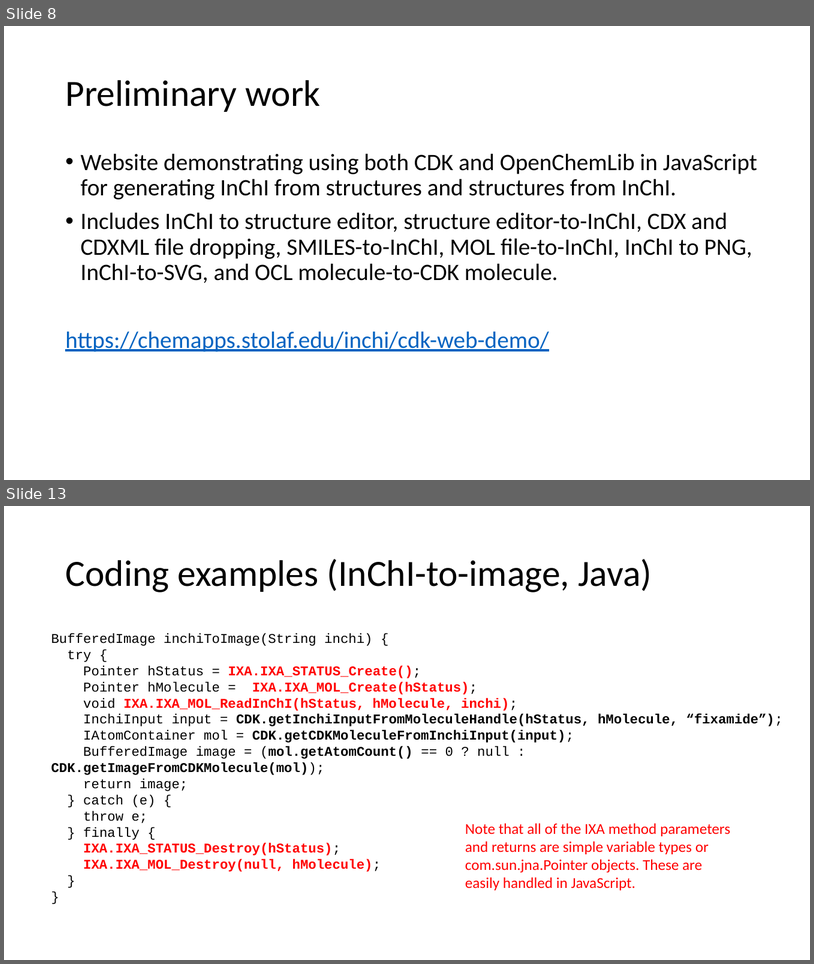
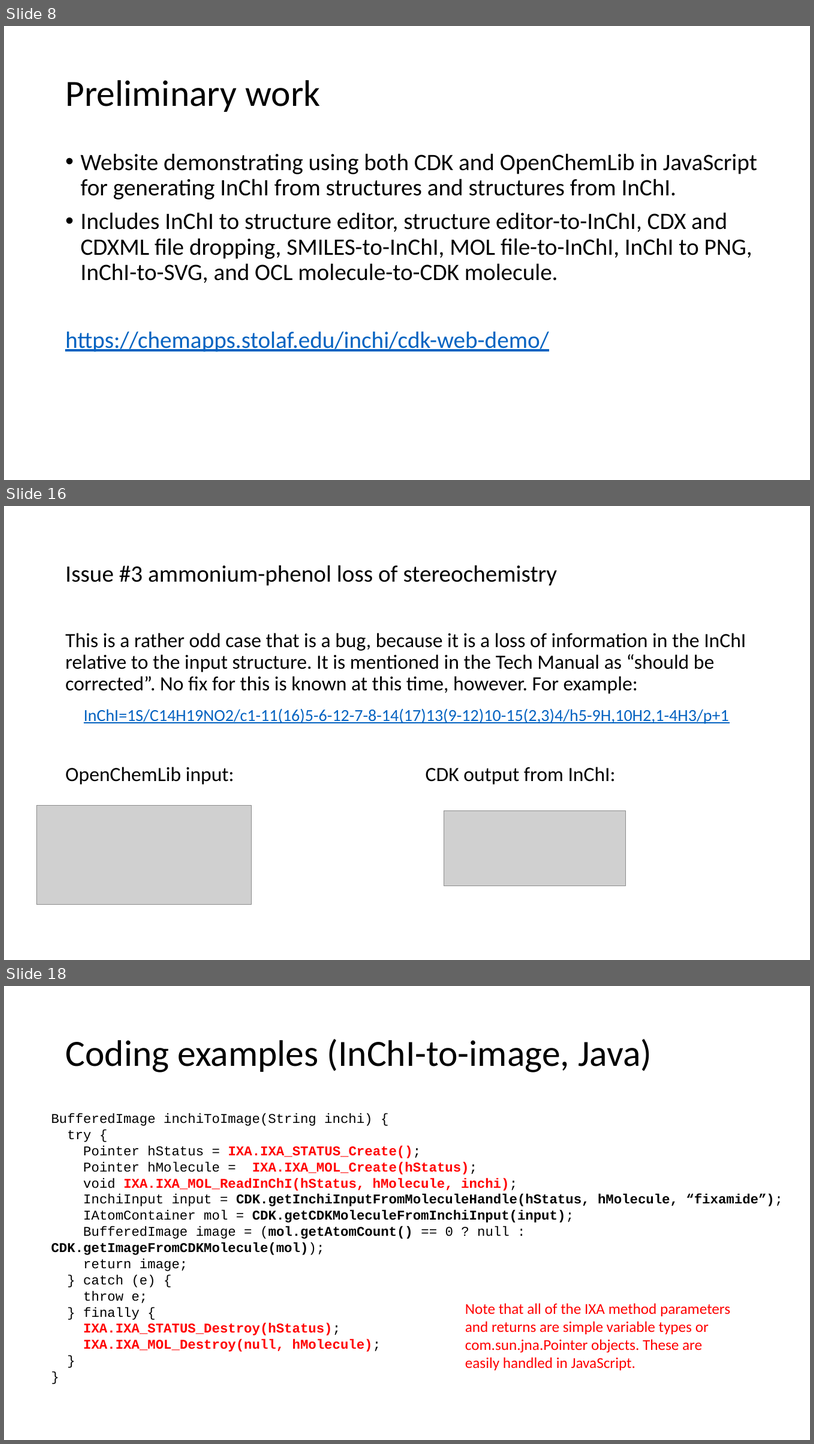
Before and after one commit to BobHanson/InChI-SwingJS, a slide deck: pdf/Java_JavaScript_Proposal.pptx. Shown one above the other, each under a label of ours: slides 8 and 13 before the commit, slides 8, 16 and 18 after it; the slides between them are not shown. The pictures are 814x964 and 814x1444 pixels, drawn with LibreOffice and Linux fonts; fonts in the diff are those of the drawing; grey boxes stand for pictures. Boxes give left, top, right and bottom in pixels: in the first picture for what was removed or moved away, otherwise in the second. Text is boxed around its words. In the diff, an @@ line names an element or a change of style, - is before the commit and + after.

```diff
--- a/pdf/Java_JavaScript_Proposal.pptx
+++ b/pdf/Java_JavaScript_Proposal.pptx
@@ slide 16 added at (x1=4, y1=506, x2=810, y2=960), background #FFFFFF @@
@@ title added at (x1=65, y1=565, x2=558, y2=586), 28 pt, text #000000 @@
+Issue #3 ammonium-phenol loss of stereochemistry
@@ text added at (x1=65, y1=633, x2=746, y2=784), 24 pt, text #000000 @@
+This is a rather odd case that is a bug, because it is a loss of information in the InChI relative to the input structure. It is mentioned in the Tech Manual as “should be corrected”. No fix for this is known at this time, however. For example:
+InChI=1S/C14H19NO2/c1-11(16)5-6-12-7-8-14(17)13(9-12)10-15(2,3)4/h5-9H,10H2,1-4H3/p+1
+OpenChemLib input: CDK output from InChI:
@@ picture added at (x1=36, y1=805, x2=251, y2=904) @@
@@ picture added at (x1=444, y1=810, x2=626, y2=885) @@
@@ what was slide 13 is now slide 18 @@
```
Also in this commit, not shown: 7 slides changed, 7 other slides added, 3 slides removed, 1 other file.
